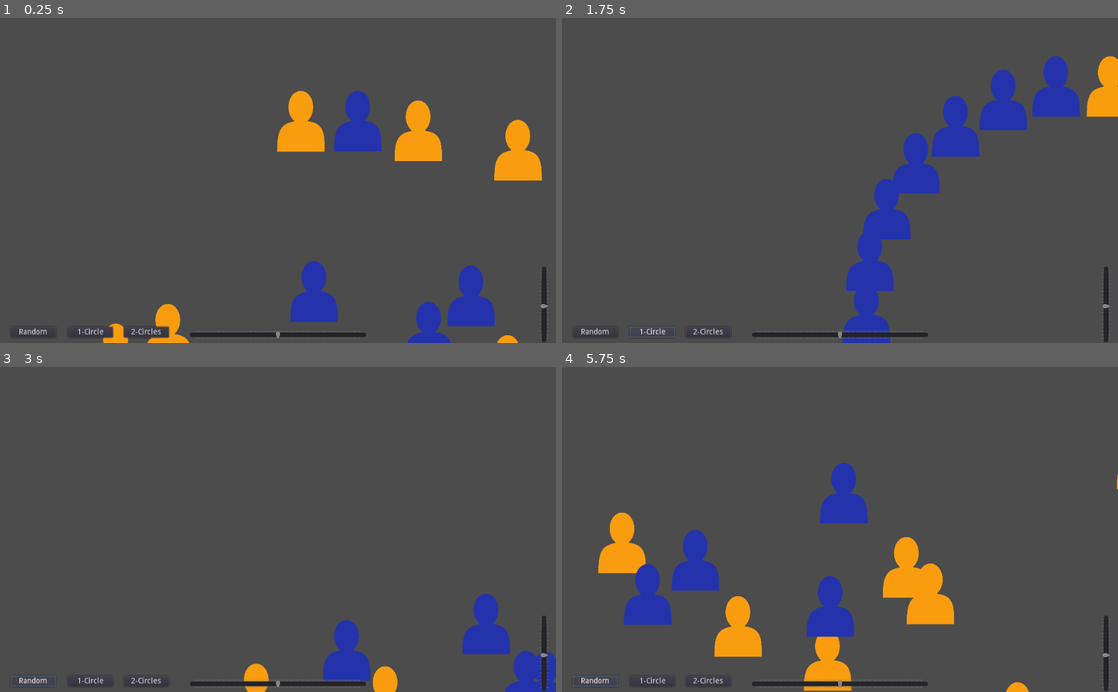
Above: before the commit, frames 1-4 (two rows, left to right).
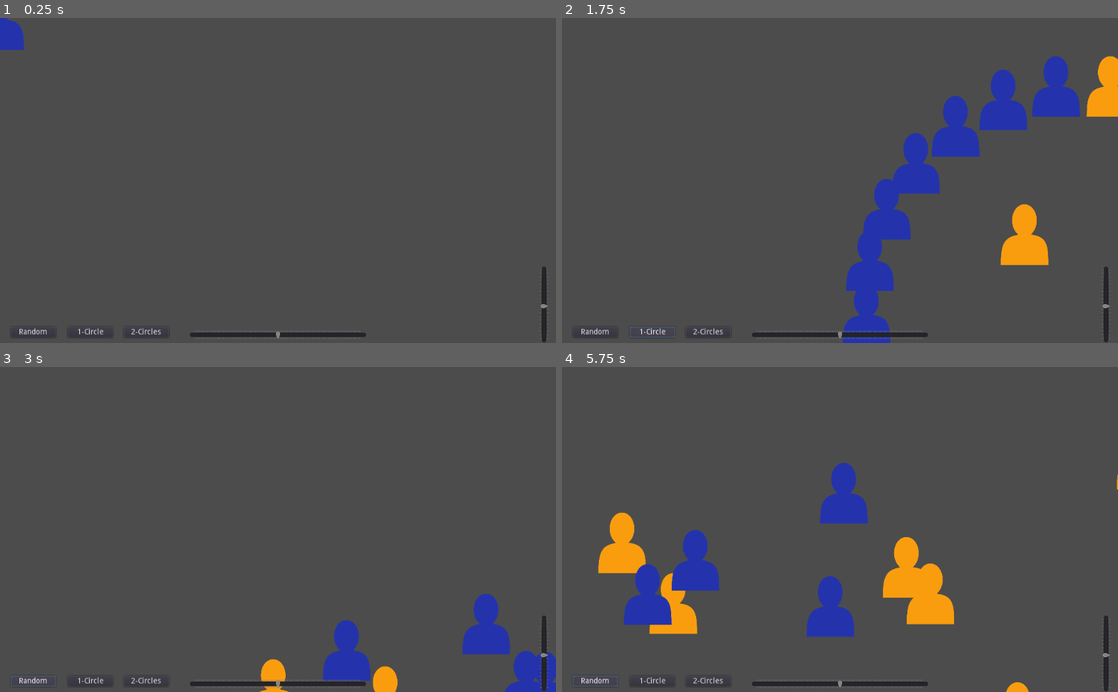
Above: after the commit, the same moments.

Repository: Maaack/Supply-and-Demand-Simulator
Game: Godot game, scene res://Scenes/Main/Main.tscn
Two runs of this game, one before a commit and one after it. Both use one fixed random seed, a clock stepped at 60 frames per second and the inputs below.
Inputs:
- Up to frame 1 (0.25 s): no input
- Up to frame 2 (1.75 s): click "Random" at 0.5 s; click "1-Circle" at 1.25 s
- Up to frame 3 (3 s): click "2-Circles" at 2 s; click "Random" at 2.75 s
- Up to frame 4 (5.75 s): click "1-Circle" at 3.5 s; click "2-Circles" at 4.25 s; click "Random" at 5 s

The runs differ from the first frame. In frame 1, 8.0% of the frame differs, in the area x 0-98%, y 0-100%; in frame 2, 1.1%; in frame 3, 0.5%; in frame 4, 2.8%.

Commit message:
INIT-03: Adds movement of buyers to sellers.

Diff:
--- a/Scenes/Characters/BaseCharacter.gd
+++ b/Scenes/Characters/BaseCharacter.gd
@@ -13,6 +13,13 @@
 
 var character_role : int
 var price_point : float
+var home_position : Vector2
+
+func set_home(position : Vector2):
+	home_position = position
+
+func is_home():
+	return home_position == position
 
 func set_role(value : int):
 	character_role = value
@@ -31,3 +38,6 @@
 		$Tween.stop_all()
 	$Tween.interpolate_property(self, "position", position, new_position, time_to)
 	$Tween.start()
+
+func go_home(time_to : float = 1.0):
+	move_to(home_position, time_to)
--- a/Scenes/World2D/World2D.gd
+++ b/Scenes/World2D/World2D.gd
@@ -11,6 +11,8 @@
 var center_offset : Vector2 = Vector2(960, 520.0)
 var default_time_to : float = 1.0
 var time_scale : float = 5.0
+var default_step_time : float = 1.0
+var character_control_counter : int = 0
 
 func get_time_to():
 	if time_scale == 0.0:
@@ -20,7 +22,7 @@
 func set_character_position_to_random(character : BaseCharacter):
 	var new_x : float = rand_range(100.0, 1820.0)
 	var new_y : float = rand_range(100.0, 980.0)
-	character.move_to(Vector2(new_x, new_y), get_time_to())
+	character.set_home(Vector2(new_x, new_y))
 
 func set_character_position_to_circle(character : BaseCharacter):
 	var radius : float = 400.0
@@ -29,7 +31,7 @@
 		return
 	var a : float = character_index * 2 * PI / character_count
 	var new_vector : Vector2 = Vector2(sin(a), cos(a)) * radius + center_offset
-	character.move_to(new_vector, get_time_to())
+	character.set_home(new_vector)
 
 func set_character_position_to_double_circle(character : BaseCharacter):
 	var radius : float = 80.0
@@ -46,7 +48,7 @@
 		role_count = character_count - buyer_count
 	var a : float = character_delta * 2 * PI / role_count
 	var new_vector : Vector2 = Vector2(sin(a), cos(a)) * radius + center_offset
-	character.move_to(new_vector, get_time_to())
+	character.set_home(new_vector)
 
 func add_character():
 	var base_character_instance : BaseCharacter = base_character_scene.instance()
@@ -56,7 +58,7 @@
 	return base_character_instance
 
 func get_buyer_count():
-	return round(character_count * character_ratio)
+	return int(round(character_count * character_ratio))
 
 func set_character_to_buyer(character : BaseCharacter):
 	character.set_role(BaseCharacter.CharacterRoles.BUYER)
@@ -105,6 +107,33 @@
 				set_character_position_to_circle(character)
 			CharacterLayout.DOUBLE_CIRCLE:
 				set_character_position_to_double_circle(character)
+		character.go_home(get_time_to())
 
 func _on_StartUpDelay_timeout():
 	_update_character_positions()
+	$SimulateStep.start()
+
+func get_buying_position(buyer : BaseCharacter, seller : BaseCharacter, buy_distance : float = 50.0):
+	var delta_vector : Vector2 = seller.position - buyer.position
+	var buy_vector = delta_vector.normalized() * buy_distance
+	return delta_vector - buy_vector + buyer.position
+
+func _update_simulate_step_time():
+	$SimulateStep.wait_time = default_step_time / time_scale
+
+func _on_SimulateStep_timeout():
+	_update_simulate_step_time()
+	var current_character : BaseCharacter = character_array[character_control_counter]
+	if current_character.character_role == BaseCharacter.CharacterRoles.BUYER:
+		if current_character.is_home():
+			var buyer_count = get_buyer_count()
+			var seller_count = character_count - buyer_count
+			var random_seller_i = randi() % seller_count + buyer_count
+			var random_seller = character_array[random_seller_i]
+			var buy_position = get_buying_position(current_character, random_seller)
+			current_character.move_to(buy_position, get_time_to())
+		else:
+			current_character.go_home(get_time_to())
+	character_control_counter += 1
+	if character_control_counter >= get_buyer_count():
+		character_control_counter = 0
--- a/Scenes/World2D/World2D.tscn
+++ b/Scenes/World2D/World2D.tscn
@@ -7,4 +7,8 @@
 
 [node name="StartUpDelay" type="Timer" parent="."]
 one_shot = true
+
+[node name="SimulateStep" type="Timer" parent="."]
+wait_time = 0.2
 [connection signal="timeout" from="StartUpDelay" to="." method="_on_StartUpDelay_timeout"]
+[connection signal="timeout" from="SimulateStep" to="." method="_on_SimulateStep_timeout"]
